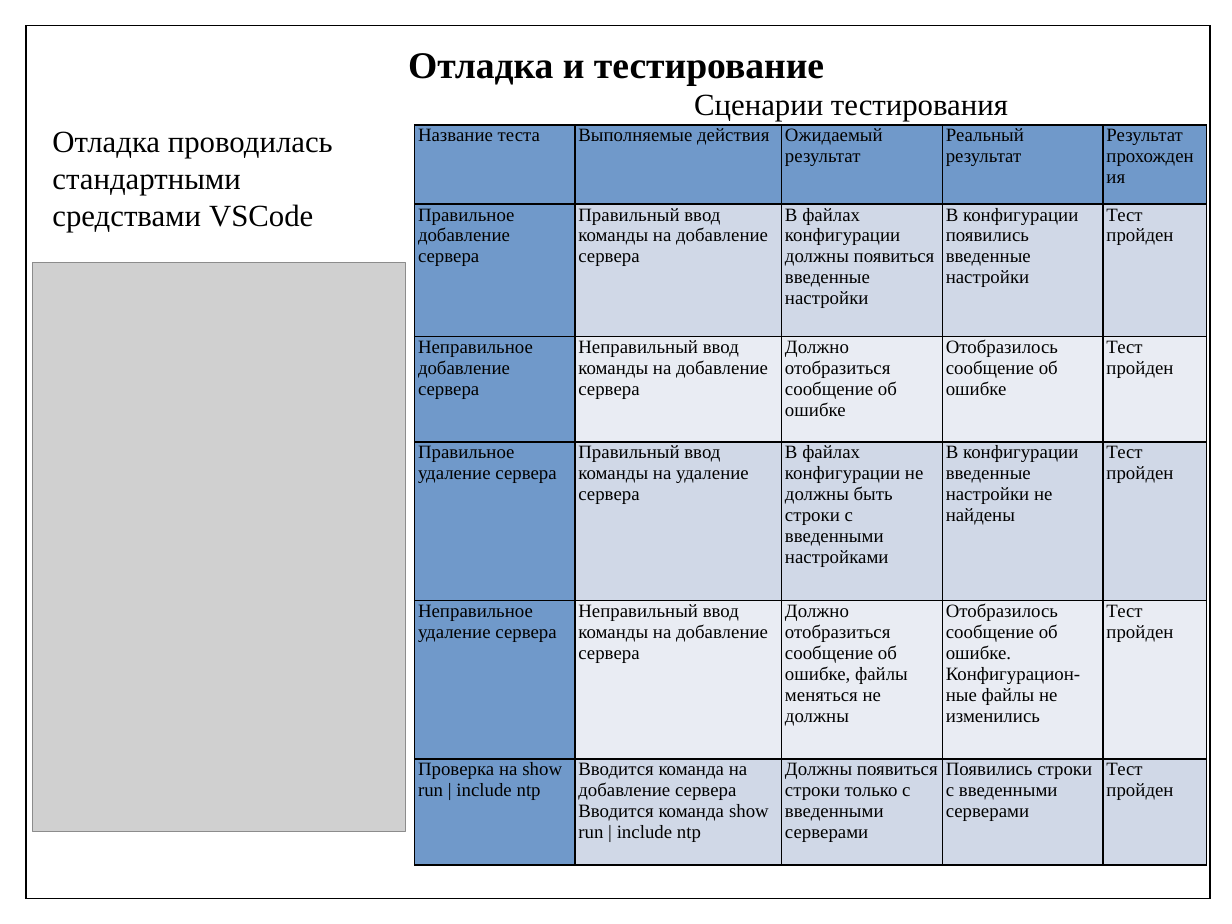
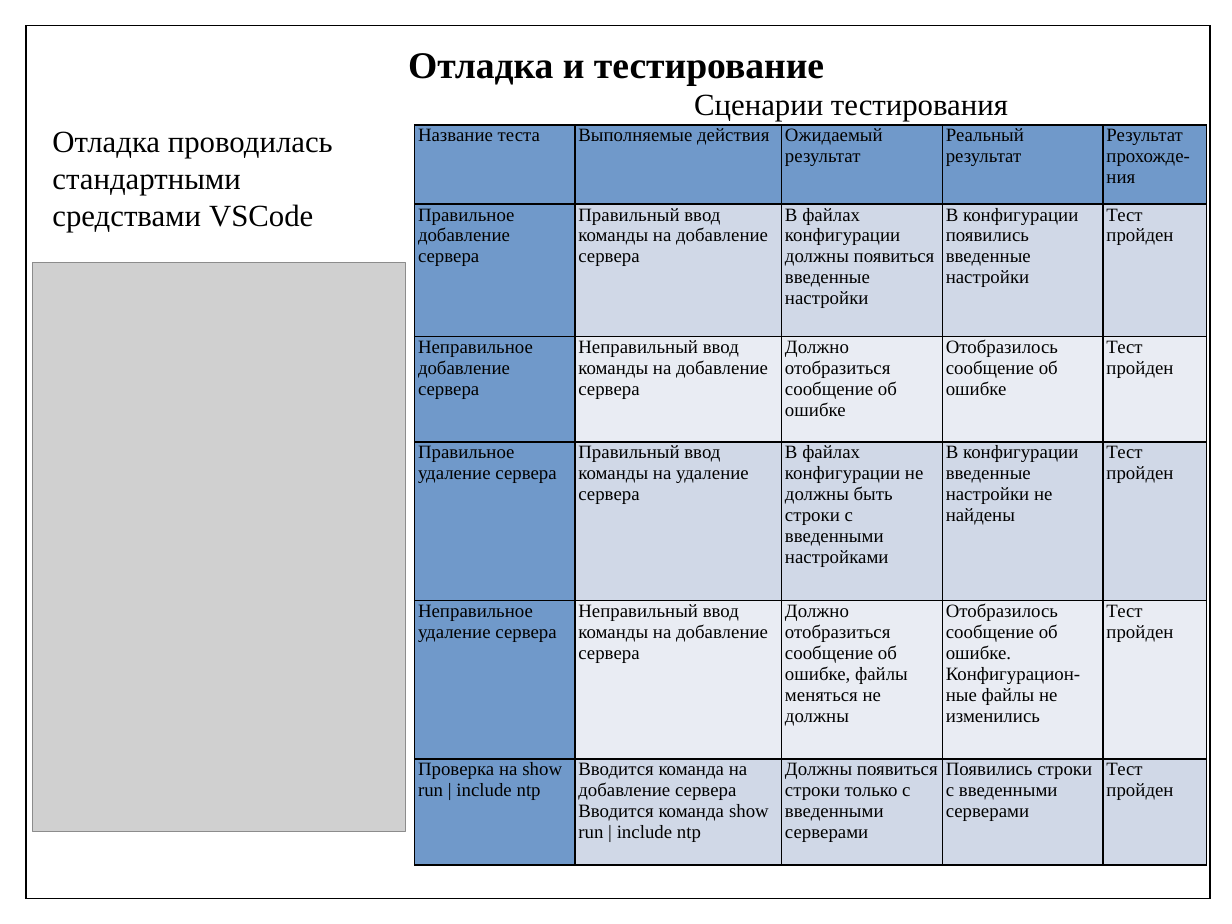
Before and after one commit to Shurpumpel/diplom, a slide deck: slide 9 of предзащита/Федотов_ПИН-41_Презентация.pptx. Drawn at 1232x924 pixels with LibreOffice and Linux fonts; fonts in the diff are those of the drawing; grey boxes stand for pictures. Boxes give left, top, right and bottom in pixels: in the first picture for what was removed or moved away, otherwise in the second. Text is boxed around its words. In the diff, an @@ line names an element or a change of style, - is before the commit and + after.

```diff
--- a/предзащита/Федотов_ПИН-41_Презентация.pptx
+++ b/предзащита/Федотов_ПИН-41_Презентация.pptx
@@ table at (x1=415, y1=124, x2=1207, y2=865) @@
-row 1, column 5: Результат прохождения
+row 1, column 5: Результат прохожде-ния
```
Also in this commit, not shown: 8 other slides changed, 1 slide added, 1 slide removed, 4 other files.
